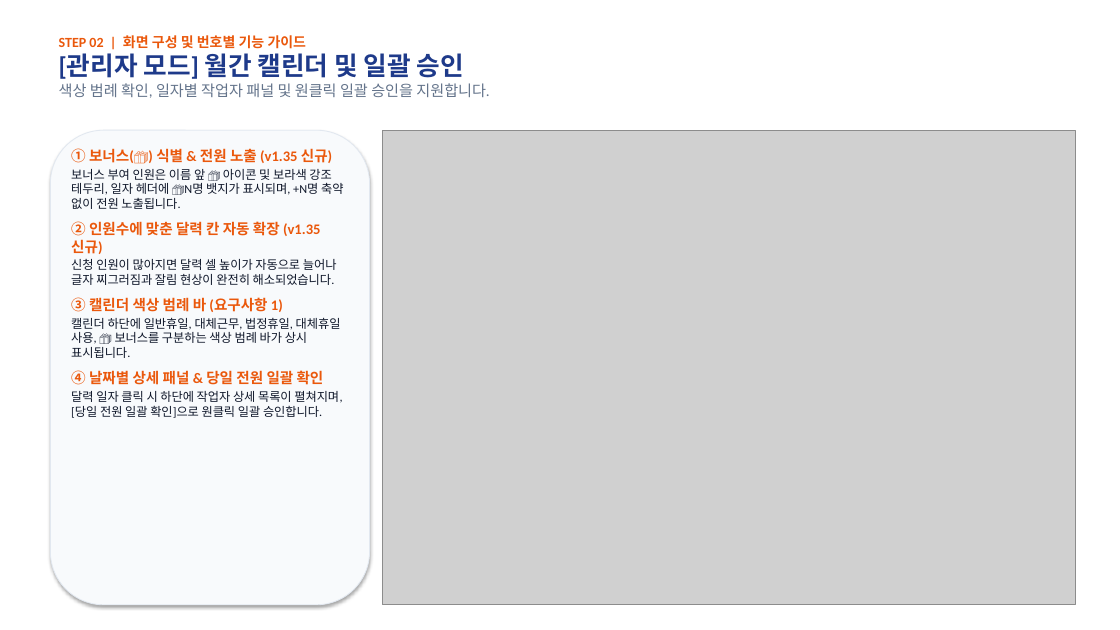
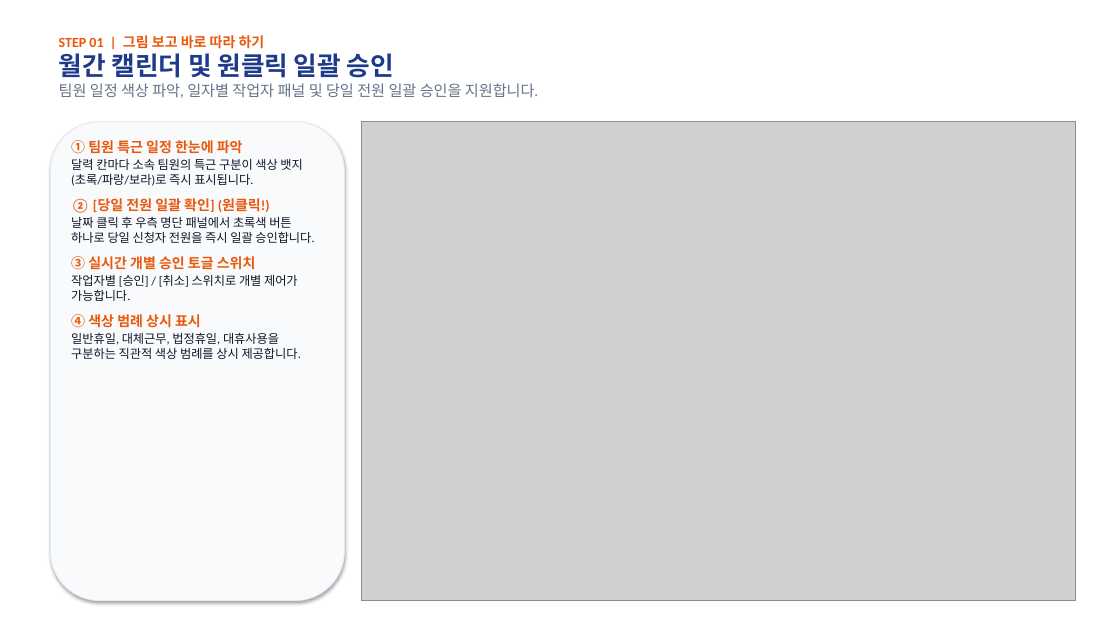
Before and after one commit to rorma34-lab/team-overtime-manager, a slide deck: slide 2 of Overtime_Admin_Manual.pptx (slide 3 before the commit). Drawn at 1120x630 pixels with LibreOffice and Linux fonts; fonts in the diff are those of the drawing; grey boxes stand for pictures. Boxes give left, top, right and bottom in pixels: in the first picture for what was removed or moved away, otherwise in the second. Text is boxed around its words. In the diff, an @@ line names an element or a change of style, - is before the commit and + after.

```diff
--- a/Overtime_Admin_Manual.pptx
+++ b/Overtime_Admin_Manual.pptx
@@ text at [59,35,538,98]: text changed; bold off @@
-STEP 02 | 화면 구성 및 번호별 기능 가이드
-[관리자 모드] 월간 캘린더 및 일괄 승인
-색상 범례 확인, 일자별 작업자 패널 및 원클릭 일괄 승인을 지원합니다.
+STEP 01 | 그림 보고 바로 따라 하기
+월간 캘린더 및 원클릭 일괄 승인
+팀원 일정 색상 파악, 일자별 작업자 패널 및 당일 전원 일괄 승인을 지원합니다.
@@ rounded rectangle: place and size @@
-rounded rectangle at [50,130,370,605]
+rounded rectangle at [50,122,344,601]
@@ text at [71,140,314,359]: text changed @@
-① 보너스(🎁) 식별 & 전원 노출 (v1.35 신규)
-보너스 부여 인원은 이름 앞 🎁 아이콘 및 보라색 강조 테두리, 일자 헤더에 🎁N명 뱃지가 표시되며, +N명 축약 없이 전원 노출됩니다.
-② 인원수에 맞춘 달력 칸 자동 확장 (v1.35 신규)
-신청 인원이 많아지면 달력 셀 높이가 자동으로 늘어나 글자 찌그러짐과 잘림 현상이 완전히 해소되었습니다.
-③ 캘린더 색상 범례 바 (요구사항 1)
-캘린더 하단에 일반휴일, 대체근무, 법정휴일, 대체휴일 사용, 🎁 보너스를 구분하는 색상 범례 바가 상시 표시됩니다.
-④ 날짜별 상세 패널 & 당일 전원 일괄 확인
-달력 일자 클릭 시 하단에 작업자 상세 목록이 펼쳐지며, [당일 전원 일괄 확인]으로 원클릭 일괄 승인합니다.
+① 팀원 특근 일정 한눈에 파악
+달력 칸마다 소속 팀원의 특근 구분이 색상 뱃지(초록/파랑/보라)로 즉시 표시됩니다.
+② [당일 전원 일괄 확인] (원클릭!)
+날짜 클릭 후 우측 명단 패널에서 초록색 버튼 하나로 당일 신청자 전원을 즉시 일괄 승인합니다.
+③ 실시간 개별 승인 토글 스위치
+작업자별 [승인] / [취소] 스위치로 개별 제어가 가능합니다.
+④ 색상 범례 상시 표시
+일반휴일, 대체근무, 법정휴일, 대휴사용을 구분하는 직관적 색상 범례를 상시 제공합니다.
@@ picture: place and size @@
-picture at [382,130,1075,605]
+picture at [361,122,1075,601]
```
Also in this commit, not shown: 2 other slides changed, 3 slides added, 11 slides removed, 6 other files.
